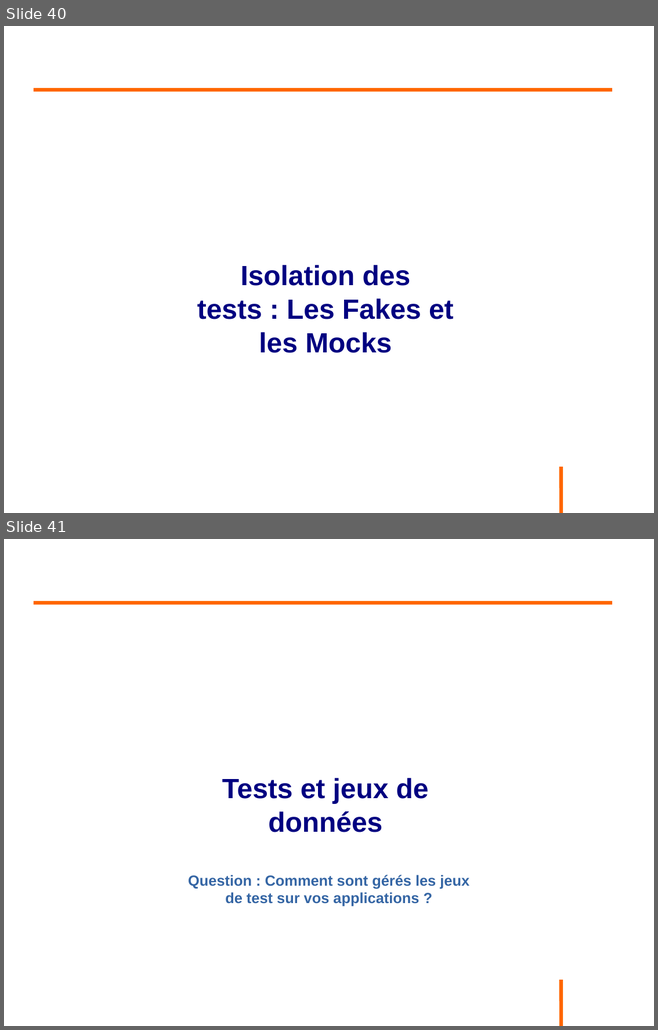
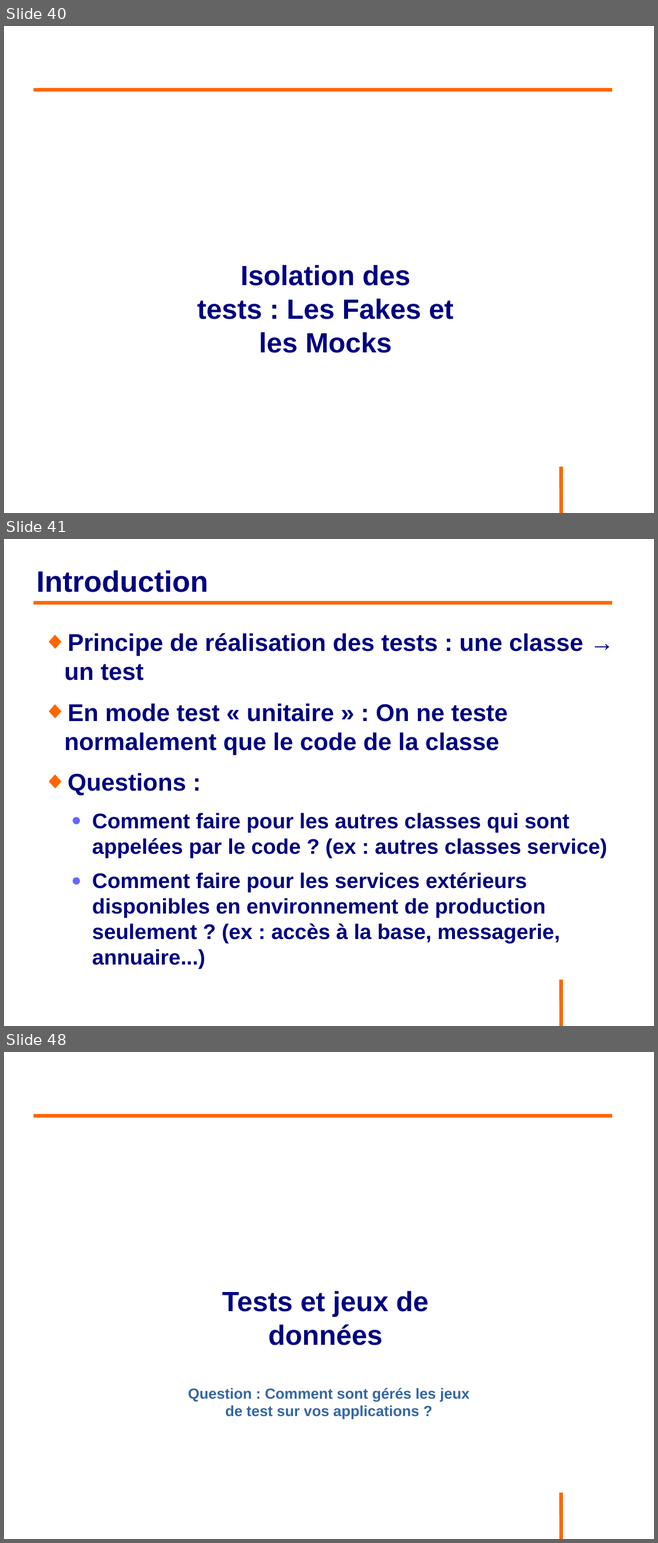
Before and after one commit to philphils/tests-unitaires-et-moins-unitaires, a slide deck: tests-unitaires-cours/nouveauDiapo/diapo_tests_unitaires.odp. Shown one above the other, each under a label of ours: slides 40 and 41 before the commit, slides 40, 41 and 48 after it; the slides between them are not shown. The pictures are 658x1030 and 658x1543 pixels, drawn with LibreOffice and Linux fonts; fonts in the diff are those of the drawing; background and template pictures are left out. Boxes give left, top, right and bottom in pixels: in the first picture for what was removed or moved away, otherwise in the second. Text is boxed around its words. In the diff, an @@ line names an element or a change of style, - is before the commit and + after.

```diff
--- a/tests-unitaires-cours/nouveauDiapo/diapo_tests_unitaires.odp
+++ b/tests-unitaires-cours/nouveauDiapo/diapo_tests_unitaires.odp
@@ slide 41 added at [4,539,654,1026], background #FFFFFF; not listed: 1 template element that a slide beside it also shows @@
@@ title added at [36,570,208,592], 36 pt, text #000080, bold @@
+Introduction
@@ line added from (34, 603) to (612, 603), #FF6600 4.54 pt @@
@@ text added at [64,633,607,944], 25.9 pt, text #000080, bold @@
+◆ Principe de réalisation des tests : une classe → un test
+◆ En mode test « unitaire » : On ne teste normalement que le code de la classe
+◆ Questions :
+  ● Comment faire pour les autres classes qui sont appelées par le code ? (ex : autres classes service)
+  ● Comment faire pour les services extérieurs disponibles en environnement de production seulement ? (ex : accès à la base, messagerie, annuaire...)
@@ what was slide 41 is now slide 48 @@
```
Also in this commit, not shown: 6 other slides added.
